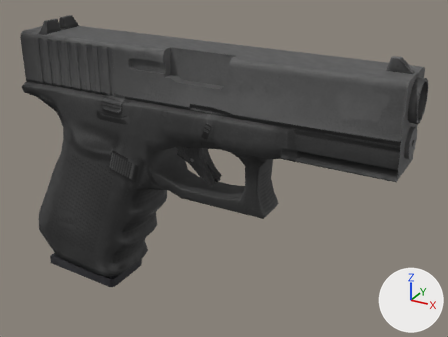
One commit to the OBJ model FPS/FPS/Assets/Weapons/pistol/pistol_000044.obj: the scene before it, then after it.
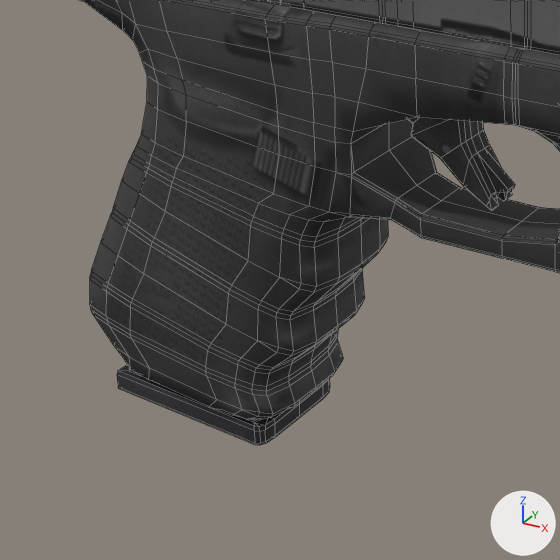
Each version is shown whole from a 50 mm lens placed at (0.554, -0.895, 0.479), pointed at (0.036, 0.047, 0.008), then close up on the part from 0% to 54% of the width and 28% to 100% of the height. Every picture has the same lights, and +X, +Y and +Z are marked at lower right. The close-ups show mesh edges as thin lines. Where no turn or scale is listed for an object, it has been applied to the vertices.
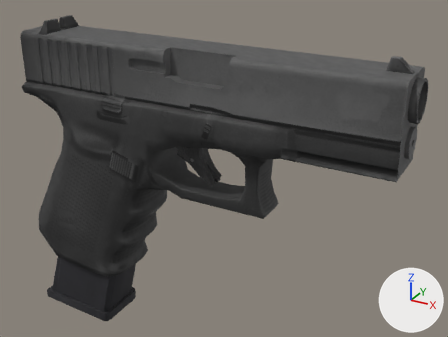
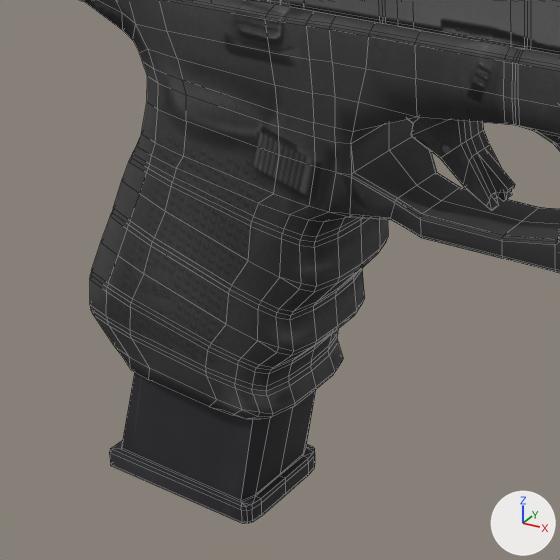
The newer file is also rescaled (x0.829), turned or shifted as a whole; pictures and numbers use the older file's frame.

What differs and where, as boxes (x1, y1, x2, y2) in the close-ups (560 x 560 px):
```json
{"object": "Object003", "change": "mesh moved", "before": [117, 365, 330, 445], "after": [109, 372, 316, 524]}
```

The change, as JSON lines over the scene's bpy script:
```json
{"block": "me_object003", "where": "me_object003.from_pydata(...)  # 114 vertices, 122 faces; spans x -0.34..-0.072, y -0.057..0.053, z -0.268..0.145"}
{"block": "me_object003", "where": "# used by ob_object003; location = (0.0, 0.0, 0.0)"}
{"block": "me_object003", "change": "me_object003 part 1: the whole mesh is moved by (-0.024, 0.0, -0.095)"}
```
